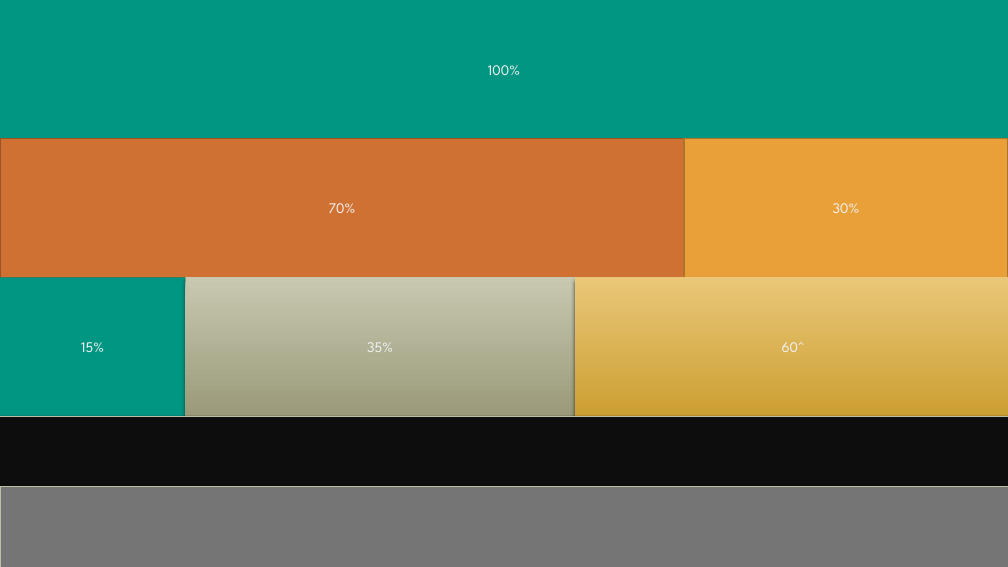
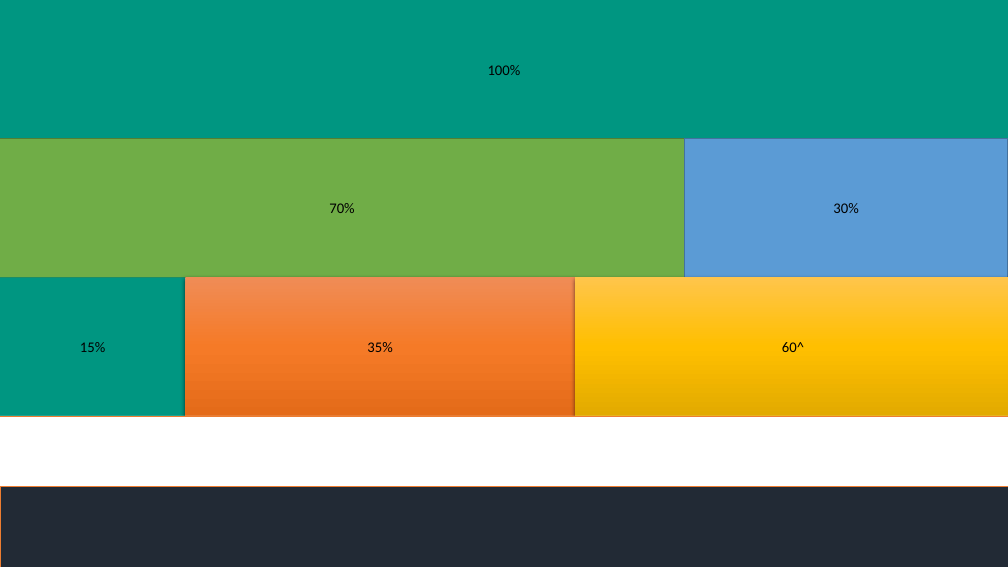
Before and after one commit to jalalkiswani-training/c5-upskilling-web, a slide deck: slide 3 of figures.pptx. Drawn at 1008x567 pixels with LibreOffice and Linux fonts; fonts in the diff are those of the drawing; background and template pictures are left out. Boxes give left, top, right and bottom in pixels: in the first picture for what was removed or moved away, otherwise in the second. Text is boxed around its words. In the diff, an @@ line names an element or a change of style, - is before the commit and + after.

```diff
--- a/figures.pptx
+++ b/figures.pptx
@@ background picture (left out) to #FFFFFF @@
@@ rectangle "100%" at box(0, 0, 1008, 138): font League Spartan to Calibri, text colour #F2F2F2 to #000000 @@
@@ rectangle "70%" at box(0, 138, 684, 277): font League Spartan to Calibri, text colour #F2F2F2 to #000000; fill #CF7133 to #70AD47; outline #995426 1.5 pt to #538035 1 pt @@
@@ rectangle "30%" at box(684, 138, 1008, 277): font League Spartan to Calibri, text colour #F2F2F2 to #000000; fill #E9A039 to #5B9BD5; outline #AC762A 1.5 pt to #43739E 1 pt @@
@@ rectangle "15%" at box(0, 278, 185, 416): font League Spartan to Calibri, text colour #F2F2F2 to #000000 @@
@@ rectangle "35%" at box(185, 278, 575, 416): font League Spartan to Calibri, text colour #F2F2F2 to #000000; fill gradient #C8C8B2 to #9A9A7B to gradient #F18C57 to #F67B28 to #E56C19; shadow changed @@
@@ rectangle "60^" at box(575, 278, 1008, 416): font League Spartan to Calibri, text colour #F2F2F2 to #000000; fill gradient #EAC778 to #CC9F32 to gradient #FFC64B to #FFC000 to #E3AB00; shadow changed @@
@@ rectangle at box(0, 416, 1008, 486): fill #0D0D0D to #FFFFFF; outline #BFBFA5 0.75 pt to #ED7D31 0.5 pt @@
@@ rectangle at box(0, 487, 1008, 567): fill #767676 to #222A35; outline #BFBFA5 0.75 pt to #ED7D31 0.5 pt @@
```
Also in this commit, not shown: 2 other slides changed, 1 slide added, 6 other files.
